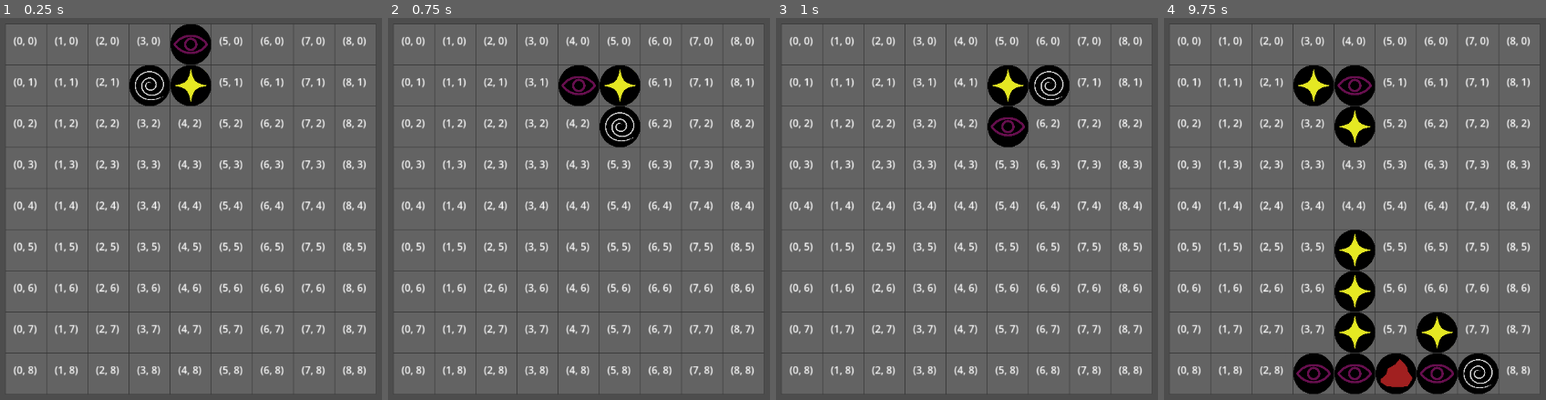
Above: before the commit, frames 1-4 (left to right).
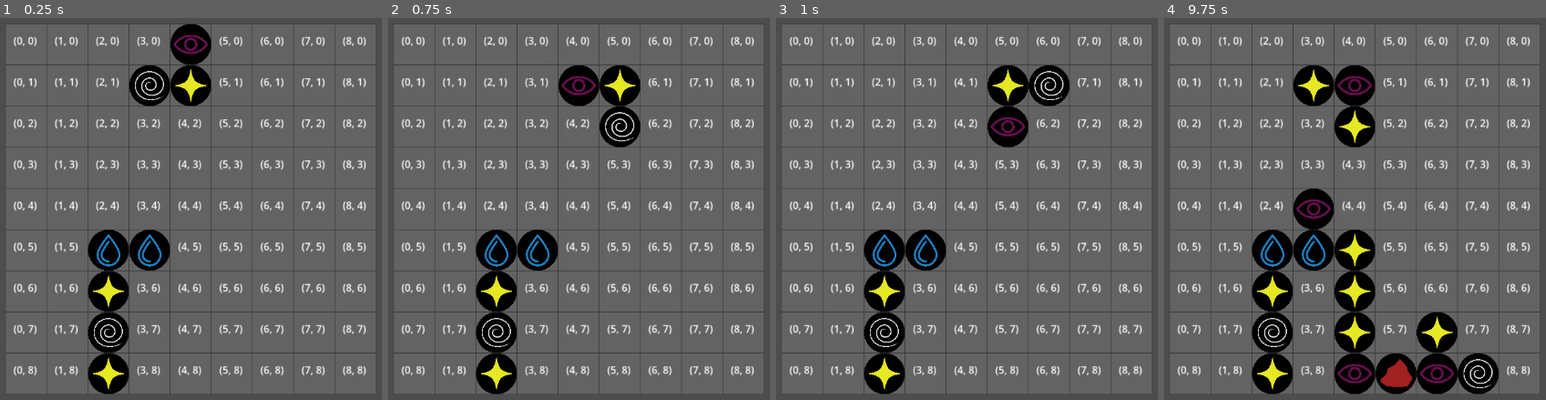
Above: after the commit, the same moments.

Repository: Jose-YP/PuzzlePrototype
Game: Godot game, scene res://Scenes/Main.tscn
Same seed, same stepped clock (60 frames per second), same inputs: the game is played once before the commit and once after it.
Inputs:
- Up to frame 1 (0.25 s): no input
- Up to frame 2 (0.75 s): tap Enter (ui_accept) at 0.5 s; hold Right (ui_right) from 0.53 s (still down)
- Up to frame 3 (1 s): keep holding Right (ui_right); tap Enter (ui_accept) at 0.77 s
- Up to frame 4 (9.75 s): tap Enter (ui_accept) at 1.25, 1.52, 2, 2.75, 3.02, 3.5, 3.77, 4.25, 4.52, 6.02, 6.77, 7.52, 9.02 s; release Right (ui_right) at 1.28 s; hold Down (ui_down) 1.28-2.03 s; hold Right (ui_right) 2.03-2.78 s; hold Up (ui_up) 2.78-3.53 s; hold Left (ui_left) 3.53-5.03 s; hold Down (ui_down) 5.03-5.78 s; hold Right (ui_right) 5.78-6.53 s; hold Up (ui_up) 6.53-7.28 s; hold Right (ui_right) 7.28-8.03 s; hold Down (ui_down) 8.03-8.78 s; hold Left (ui_left) 8.78-9.53 s; hold Up (ui_up) from 9.53 s (still down)

The runs differ from the first frame. In frame 1, 4.5% of the frame differs, in the area x 22-45%, y 55-99%; in frame 2, 4.5%; in frame 3, 4.5%; in frame 4, 6.4%, in the area x 22-45%, y 44-99%.

Commit message:
Added debug tool add overhang to make testing rotate_pop easier

Diff:
--- a/Code/Scenes/Board.gd
+++ b/Code/Scenes/Board.gd
@@ -101,8 +101,8 @@
 	currentPiece.positions[1].global_position = grid_to_pixel(firstPos)
 	currentPiece.positions[2].global_position = grid_to_pixel(secondPos)
 
-func rotate_pop() -> bool:
-	return false
+func rotate_pop() -> void:
+	pass
 
 func move_piece(ammount, direction = "X") -> void:
 	for i in range(currentPiece.gridPos.size()):
@@ -170,7 +170,6 @@
 
 	currentPiece.currentState = currentPiece.STATE.PLACED
 	currentPiece = null
-	display_board()
 	spawn_piece()
 	display_board()
 
@@ -367,6 +366,11 @@
 #______________________________
 #DEBUG
 #______________________________
+func add_piece(pos) -> void:
+	var piece = Globals.piece.instantiate()
+	$Grid.add_child(piece)
+	piece.global_position = grid_to_pixel(Vector2(pos.x,pos.y))
+	board[pos.x][pos.y] = piece
 func fill_board() -> void:
 	for i in rules.width:
 		for j in rules.grid_fill:
@@ -384,7 +388,13 @@
 	pass
 
 func make_overhang() -> void:
-	pass
+	var overhangDim: Vector2 = rules.overhang_dimentions
+
+	for j in range(int(overhangDim.y)):
+		add_piece(Vector2(overhangDim.x,rules.height-j-1))
+
+	for i in range(1,int(overhangDim.x)):
+		add_piece(Vector2(overhangDim.x+i,overhangDim.y+1))
 
 func display_board() -> void:
 	for j in rules.height:
--- a/Resources/Basic Rules.tres
+++ b/Resources/Basic Rules.tres
@@ -13,7 +13,7 @@
 soft_drop = 0.7
 fail_rows = 2
 gravity_on = false
-debug_fills = 2
+debug_fills = 4
 grid_fill = 1
 column_fill = Vector2(3, 4)
-overhang_dimentions = Vector2(4, 2)
+overhang_dimentions = Vector2(2, 4)
